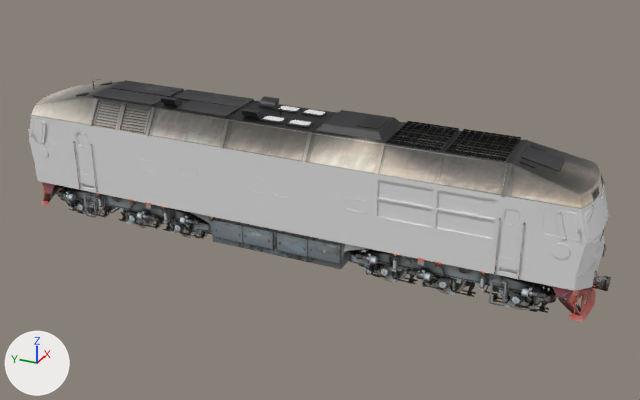
An edit to the glTF model data/models/tep70/tep70.gltf, drawn before and after from the same camera.
Camera for both pictures: a 50 mm lens placed at (-25.4, -12.4, 14.8), pointed at (0.1, -1.0, 2.0). Lighting does not change. The marker at lower left points along +X, +Y and +Z. The picture after the commit comes second.

The scene before the commit, as lines of its bpy script (objects in view):
```python
me_krysha = bpy.data.meshes.new('Krysha')
me_krysha.from_pydata(...)  # 771 vertices, 1194 faces; spans x -1.6..1.6, y -10.2..10.2, z 4.1..5.0
me_krysha.materials.append(mat_04___default)  # picture img_krysha
me_stekla = bpy.data.meshes.new('Stekla')
me_stekla.from_pydata(...)  # 696 vertices, 624 faces; spans x -1.6..1.6, y -10.4..10.5, z 2.5..5.0
me_stekla.materials.append(mat_12___default)  # its picture is missing
me_telega01 = bpy.data.meshes.new('Telega01')
me_telega01.from_pydata(...)  # 13478 vertices, 22254 faces; spans x -1.59..1.59, y -9.37..-2.58, z 0.01..1.52
me_telega01.materials.append(mat_05___default)  # picture img_telega_r
ob_krysha = bpy.data.objects.new('Krysha', me_krysha)
ob_krysha.location = (0.0, 0.0, 0.0)
ob_stekla = bpy.data.objects.new('Stekla', me_stekla)
ob_stekla.location = (0.0, 0.0, 0.0)
ob_telega01 = bpy.data.objects.new('Telega01', me_telega01)
ob_telega01.location = (0.0, 0.0, 0.0)
# also in view: 'Detali' at (0.0, 0.0, 2.7); 'Reshetka n' at (0.0, -5.6, 5.0); 'kuzov' at (0.0, 0.0, 2.8); 'Telega' at (0.0, 6.0, 0.8)
```
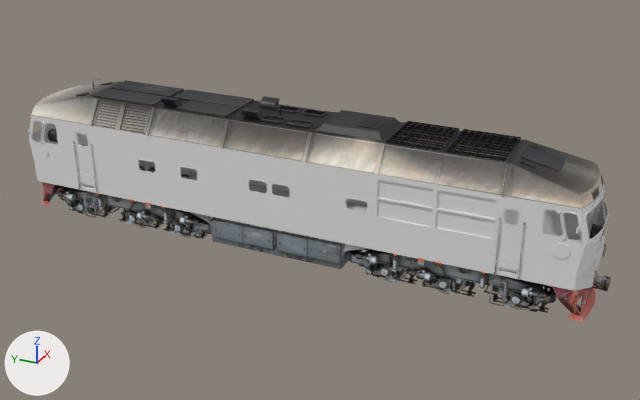
Location of each change, (x1, y1, x2, y2) in pixels of the pictures (640 x 400 px):
'Stekla', deleted
    before: (32, 106, 608, 240)

The change, as a diff of the scene's bpy script:
```diff
--- a/data/models/tep70/tep70.gltf.py
+++ b/data/models/tep70/tep70.gltf.py
@@ ob_stekla @@
-ob_stekla = bpy.data.objects.new('Stekla', me_stekla)
-ob_stekla.location = (0.0, 0.0, 0.0)
```
